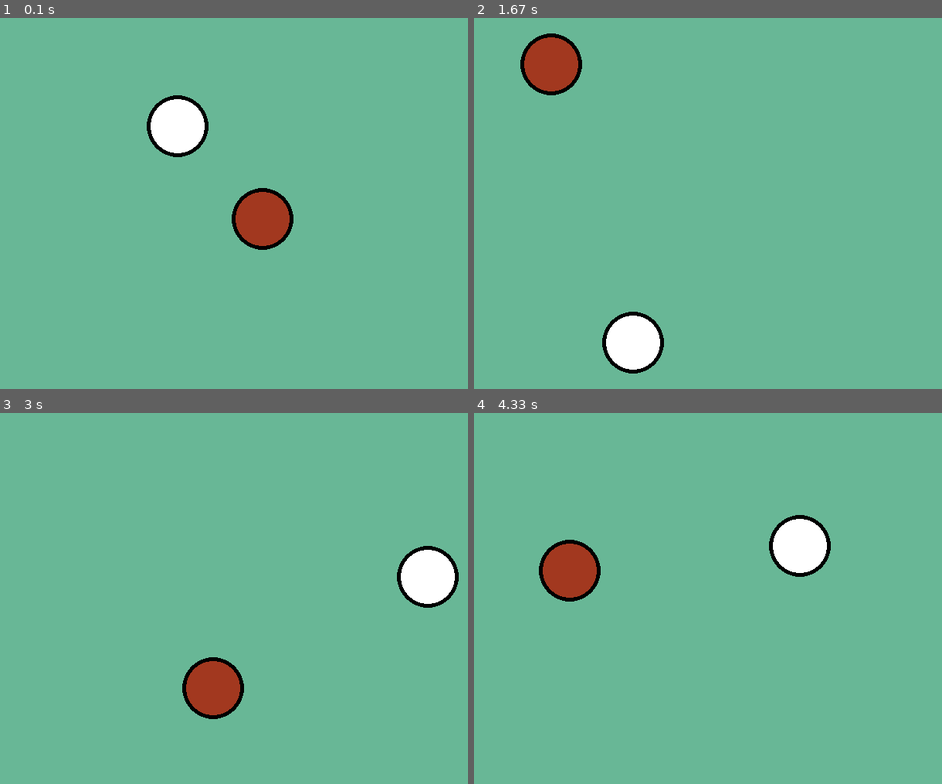
Above: before the commit, frames 1-4 (two rows, left to right).
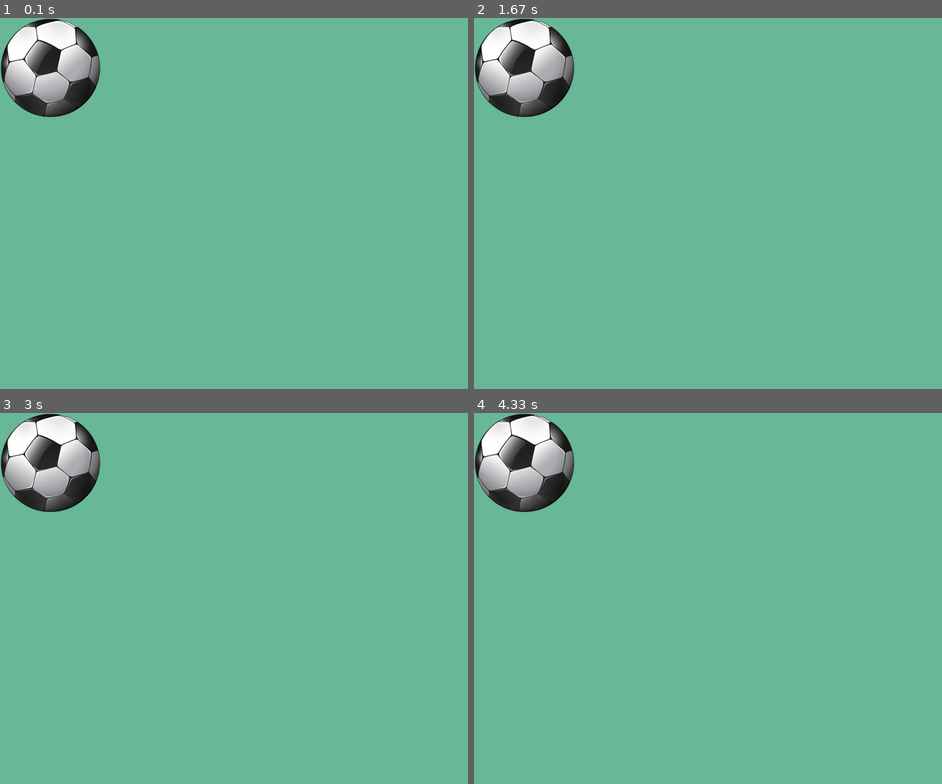
Above: after the commit, the same moments.

Repository: infProgram/inf371_spring2022-Pieces-Ho
Game: pygame game, started from pygameTutorials/classWithImage.py
Same seed, same stepped clock (60 frames per second), same inputs: the game is played once before the commit and once after it.
Inputs:
- Up to frame 1 (0.1 s): no input
- Up to frame 2 (1.67 s): no input
- Up to frame 3 (3 s): no input
- Up to frame 4 (4.33 s): no input

The runs differ from the first frame. In frame 1, 7.9% of the frame differs, in the area x 0-63%, y 0-63%; in frame 2, 6.3%; in frame 3, 7.9%; in frame 4, 7.9%.

Commit message:
Add the soccer.png but not move

Diff:
--- a/pygameTutorials/classWithImage.py
+++ b/pygameTutorials/classWithImage.py
@@ -1,24 +1,33 @@
 import sys, pygame, time
 pygame.init()
+# Try to modify this class to be with Image
 
 class OneBall:
-  def __init__(self,speedX,speedY,x,y,colour) -> None:
+  def __init__(self,filename,speedX,speedY,x,y,colour) -> None:
+     self.picture = pygame.image.load(filename)
+     self.rect = self.picture.get_rect()
      self.ballSpeedX = speedX
      self.ballSpeedY = speedY
      self.x = x
      self.y = y
      self.ballColour = colour
-     self.ball = pygame.draw.circle(screen, self.ballColour, [self.x, self.y], 40, width=0)
-     self.ballFrame = pygame.draw.circle(screen, (0,0,0), [self.x, self.y], 40, width=5)
+    #  self.ball = pygame.draw.circle(screen, self.ballColour, [self.x, self.y], 40, width=0)
+    #  self.ballFrame = pygame.draw.circle(screen, (0,0,0), [self.x, self.y], 40, width=5)
 
-  def draw(self):
-    self.ball = pygame.draw.circle(screen, self.ballColour, [self.x, self.y], 40, width=0)
-    self.ballFrame = pygame.draw.circle(screen, (0,0,0), [self.x, self.y], 40, width=5)
+  # def draw(self):
+
+    # self.ball = pygame.draw.circle(screen, self.ballColour, [self.x, self.y], 40, width=0)
+    # self.ballFrame = pygame.draw.circle(screen, (0,0,0), [self.x, self.y], 40, width=5)
 
   def move(self):
-      if self.ball.left <= 0 or self.ball.right >= width:
+    #   if self.ball.left <= 0 or self.ball.right >= width:
+    #     self.ballSpeedX = - self.ballSpeedX
+    #   if self.ball.top <= 0 or self.ball.bottom >= height:
+    #     self.ballSpeedY = - self.ballSpeedY
+
+      if self.rect.left <= 0 or self.rect.right >= width:
         self.ballSpeedX = - self.ballSpeedX
-      if self.ball.top <= 0 or self.ball.bottom >= height:
+      if self.rect.top <= 0 or self.rect.bottom >= height:
         self.ballSpeedY = - self.ballSpeedY
 
       self.x = self.x + self.ballSpeedX
@@ -33,25 +42,30 @@
         self.x = self.x + self.ballSpeedX * 10  #when collide,they back in 10 times speed
         self.y = self.y + self.ballSpeedY * 10
 
+  def blit(self, screen):
+    screen.blit(self.picture, self.rect)
+
 size = width, height = 640, 480
 backgroundColor = (104,183,150)
 screen = pygame.display.set_mode(size)
 pygame.display.set_caption('Ball Game') #  主窗口标题（Title）
 
-ball001 = OneBall(2,2,320,240,(162,56,31))
-ball002 = OneBall(3,4,200,100,(255,255,255))
+ball001 = OneBall("soccer.png",2,2,320,240,(162,56,31))
+# ball002 = OneBall(3,4,200,100,(255,255,255))
 isRunning = True
 while isRunning:
   for event in pygame.event.get():
     if (event.type == pygame.KEYDOWN and event.key == pygame.K_ESCAPE) or event.type == pygame.QUIT: sys.exit()
   screen.fill(backgroundColor)
 
-  ball001.draw()
-  ball002.draw()
+#   ball001.draw()
+#   ball002.draw()
+  ball001.blit(screen)
   ball001.move()
-  ball002.move()
-  ball002.collide(ball001)
-  ball001.collide(ball002)
+#   ball002.move()
+
+#   ball002.collide(ball001)
+#   ball001.collide(ball002)
 
   time.sleep(0.009)
   pygame.display.flip()  # 刷新整个界面显示  # pygame.display.update(_) 刷新指定部分显示
